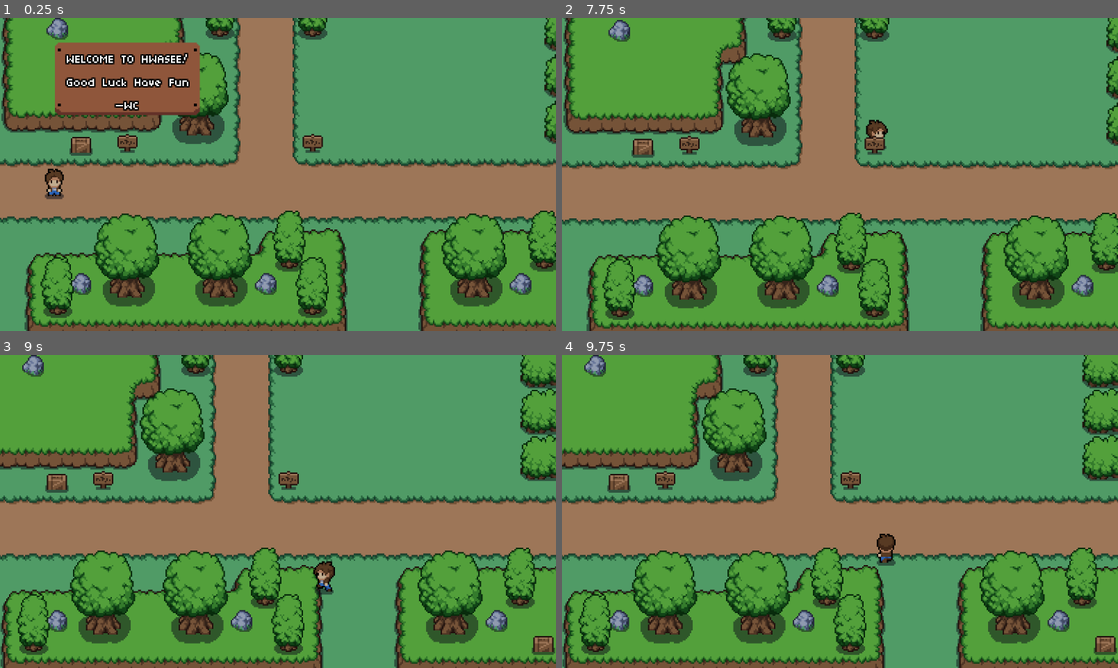
Above: before the commit, frames 1-4 (two rows, left to right).
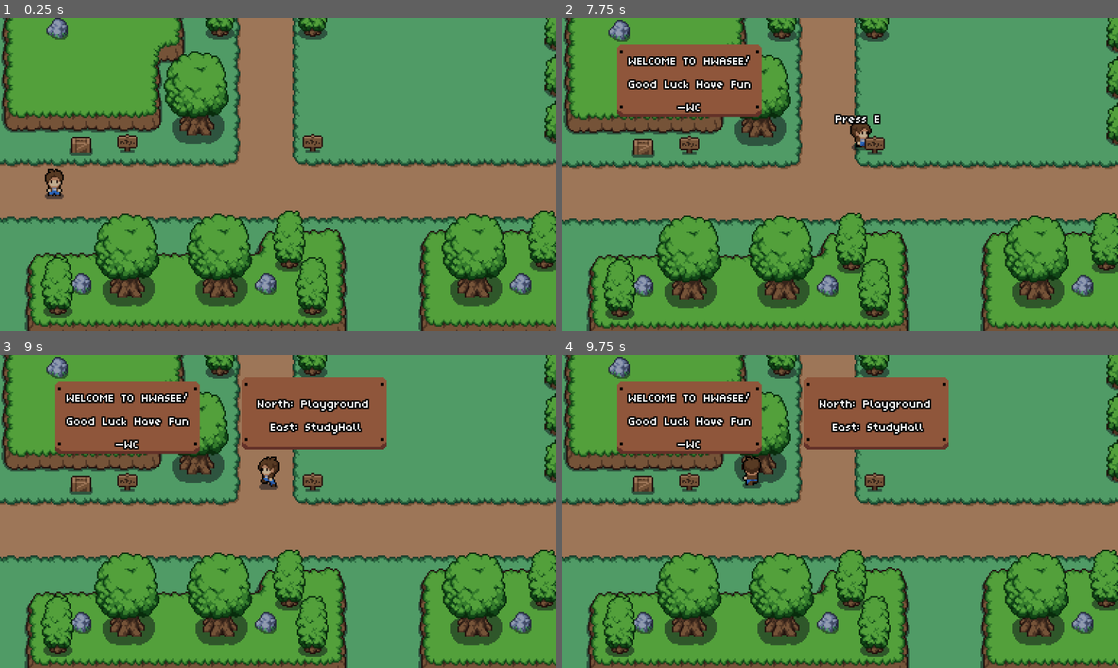
Above: after the commit, the same moments.

Repository: KartikeyCode/LearnMeet
Game: Godot game, scene res://scenes/world.tscn
The game is run twice, just before and just after one commit, with the same random seed, the same clock (stepped at 60 frames per second) and the same inputs. This scene is started directly instead of the project's main scene.
Inputs:
- Up to frame 1 (0.25 s): no input
- Up to frame 2 (7.75 s): tap Enter at 0.5 s; hold Right (ui_right) 0.53-1.28 s; hold E (interact) 0.53-1.28 s; hold Down (ui_down) 1.28-2.03 s; tap E (interact) at 1.35, 2.85, 4.35, 5, 5.85, 7.35 s; hold Right (ui_right) 2.03-2.78 s; hold E (interact) 2.03-2.78 s; hold Up (ui_up) 2.78-3.53 s; hold E (interact) 3.53-4.28 s; hold Left (ui_left) 3.53-5.03 s; hold Down (ui_down) 5.03-5.78 s; hold E (interact) 5.03-5.78 s; hold Right (ui_right) 5.78-6.53 s; tap Space at 6.5 s; hold Up (ui_up) 6.53-7.28 s; hold E (interact) 6.53-7.28 s; hold Right (ui_right) from 7.28 s (still down)
- Up to frame 3 (9 s): tap E (interact) at 8, 8.85 s; release Right (ui_right) at 8.03 s; hold Down (ui_down) 8.03-8.78 s; hold E (interact) 8.03-8.78 s; hold Left (ui_left) from 8.78 s (still down)
- Up to frame 4 (9.75 s): release Left (ui_left) at 9.53 s; hold Up (ui_up) from 9.53 s (still down); hold E (interact) from 9.53 s (still down)

The runs differ from the first frame. In frame 1, 6.1% of the frame differs, in the area x 9-36%, y 7-32%; in frame 2, 6.6%; in frame 3, 46%; in frame 4, 46%, in the area x 0-100%, y 0-100%.

Commit message:
add another sign

Diff:
--- a/scenes/objects/sign.gd
+++ b/scenes/objects/sign.gd
@@ -2,9 +2,12 @@
 
 @onready var interactable: Area2D = $Interactable
 @onready var ui = $Sign
+@onready var label = $Sign/popup/base/NinePatchRect/MarginContainer/VBoxContainer/Label
 
 func _ready() -> void:
+	ui.visible=false
 	interactable.interact = _on_interact
+
 
 func _on_interact():
 	_toggle_ui()
--- a/scenes/world.tscn
+++ b/scenes/world.tscn
@@ -181,8 +181,11 @@
 position = Vector2(182, -21)
 shape = SubResource("RectangleShape2D_2nhsp")
 
-[node name="Sign" parent="." instance=ExtResource("7_ouh51")]
+[node name="welcomeSign" parent="." instance=ExtResource("7_ouh51")]
 position = Vector2(88, 219)
+
+[node name="leftSign" parent="." instance=ExtResource("7_ouh51")]
+position = Vector2(217, 216)
 
 [connection signal="child_entered_tree" from="." to="." method="_on_child_entered_tree"]
 [connection signal="body_entered" from="left_transition" to="." method="_on_left_transition_body_entered"]
--- a/scripts/world.gd
+++ b/scripts/world.gd
@@ -1,9 +1,13 @@
 extends Node2D
+
+@onready var welcome_sign_label: Label = $welcomeSign/Sign/popup/base/NinePatchRect/MarginContainer/VBoxContainer/Label
+@onready var left_sign_label: Label = $leftSign/Sign/popup/base/NinePatchRect/MarginContainer/VBoxContainer/Label
 
 
 # Called when the node enters the scene tree for the first time.
 func _ready() -> void:
-	pass
+	left_sign_label.text = "North: Playground \n East: StudyHall"
+
 
 # Called every frame. 'delta' is the elapsed time since the previous frame.
 func _process(_delta: float) -> void:
